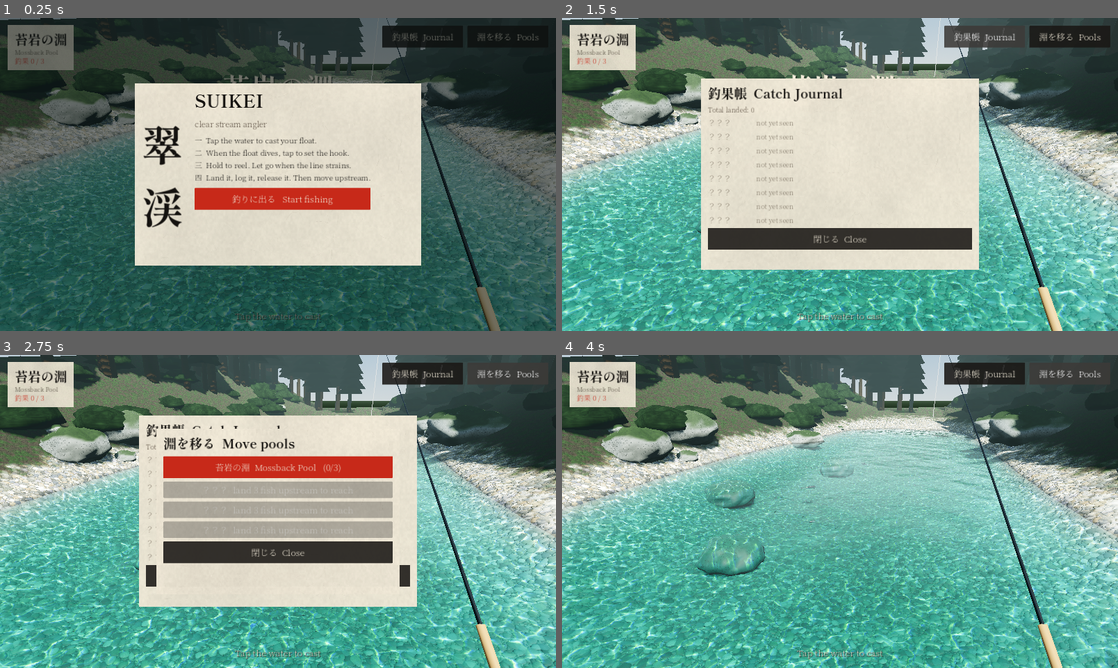
Above: before the commit, frames 1-4 (two rows, left to right).
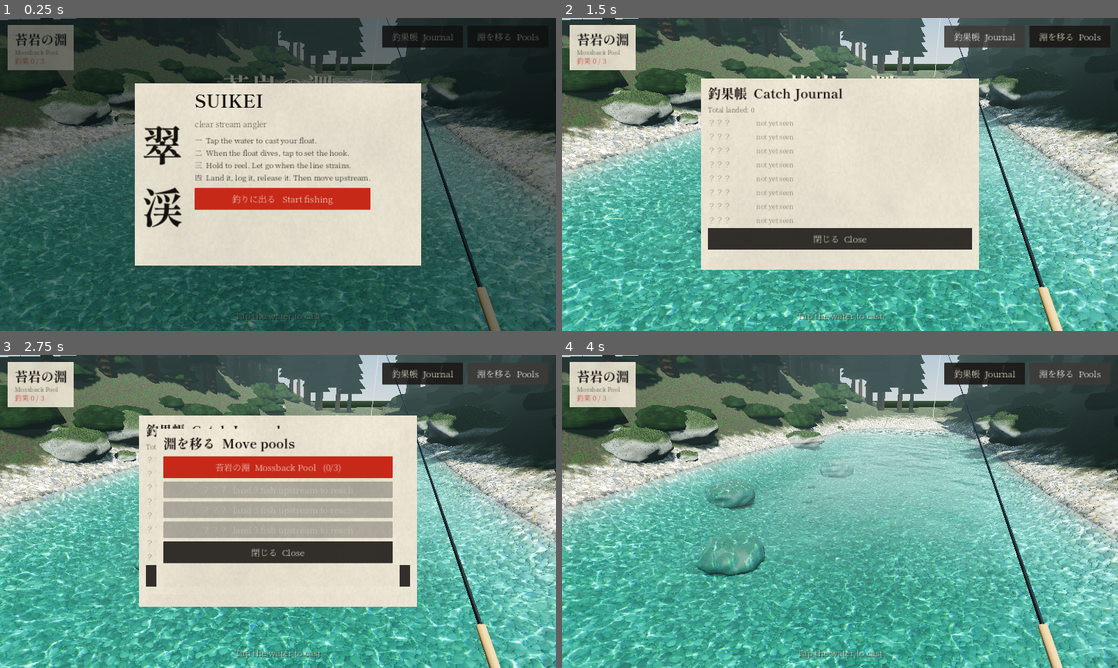
Above: after the commit, the same moments.

Repository: aeiouvcode/suikei-godot
Game: Godot game, scene res://scenes/main.tscn
Two runs of this game, one before a commit and one after it. Both use one fixed random seed, a clock stepped at 60 frames per second and the inputs below.
Inputs:
- Up to frame 1 (0.25 s): no input
- Up to frame 2 (1.5 s): click "釣りに出る Start fishing" at 0.5 s; click "釣果帳 Journal" at 1.25 s
- Up to frame 3 (2.75 s): click "淵を移る Pools" at 2 s
- Up to frame 4 (4 s): click "釣果帳 Journal" at 2.75 s; click "淵を移る Pools" at 3.5 s

The runs differ from the first frame. In frame 1, 0.3% of the frame differs, in the area x 7-83%, y 18-34%; in frame 2, 0.8%; in frame 3, 0.8%; in frame 4, 1.0%, in the area x 7-92%, y 15-34%.

Commit message:
Update rock shader for color and blending adjustments
Adjusted granite color and modified moss blending calculations for improved texture.

Diff:
--- a/source/shaders/rock.gdshader
+++ b/source/shaders/rock.gdshader
@@ -2,7 +2,7 @@
 render_mode diffuse_burley, specular_schlick_ggx;
 #include "res://shaders/underwater.gdshaderinc"
 uniform sampler2D rock_noise : filter_linear_mipmap, repeat_enable;
-uniform vec3 granite : source_color = vec3(0.52, 0.52, 0.50);
+uniform vec3 granite : source_color = vec3(0.42, 0.42, 0.40);
 uniform vec3 moss : source_color = vec3(0.13, 0.18, 0.07);
 uniform float moss_amount = 0.6;
 uniform float seed = 0.0;
@@ -30,9 +30,17 @@
 	if (depth <= 0.0) {
 		float h = -depth;
 		float up = smoothstep(0.35, 0.85, wn.y);
-		float m = up * smoothstep(0.08, 0.3, h) * smoothstep(0.35, 0.6, big + fine * 0.4) * moss_amount * 1.6;
-		vec3 mc = moss * (0.7 + 0.6 * fine);
-		col = mix(col, mc, clamp(m, 0.0, 1.0));
+		float up2 = smoothstep(0.1, 0.8, wn.y);
+		float edge = big + fine * 0.45 + (speck - 0.5) * 0.35;
+		float m = up2 * smoothstep(0.05, 0.25, h) * smoothstep(0.38, 0.52, edge) * moss_amount * 1.8;
+		m = clamp(m, 0.0, 1.0);
+		float tuft = tri(p, wn, 9.0).r;
+		vec3 mc = mix(moss * 0.55, moss * vec3(1.6, 1.55, 0.9), smoothstep(0.35, 0.75, tuft));
+		mc *= 0.75 + 0.5 * fine;
+		col = mix(col, mc, m);
+		float lich = smoothstep(0.62, 0.7, tri(p, wn, 0.9).g) * (1.0 - m);
+		col = mix(col, vec3(0.55, 0.58, 0.48), lich * 0.45);
+		if (m > 0.05) { NORMAL = normalize(NORMAL + (vec3(tuft, speck, fine) - 0.5) * 0.6 * m); }
 		float wet = 1.0 - smoothstep(0.0, 0.15, h);
 		col = mix(col, col * 0.5, wet);
 		rough = mix(0.85, 0.3, wet);
@@ -42,8 +50,8 @@
 		vec3 insc;
 		vec3 T = view_transmit(wp, CAMERA_POSITION_WORLD, insc);
 		vec3 c = caustics_rgb(wp.xz + wp.y * 0.3, depth, t) * smoothstep(-0.2, 0.6, wn.y);
-		ALBEDO = col * T * (0.72 + c);
-		EMISSION = insc * 0.55;
+		ALBEDO = col * T * (0.68 + c * 0.95);
+		EMISSION = insc * 0.8;
 		rough = 0.6;
 	}
 	ROUGHNESS = rough;
